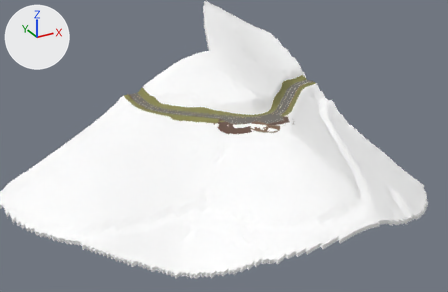
An edit to the glTF model app/world/hand/conz_4.glb, drawn before and after from the same camera.
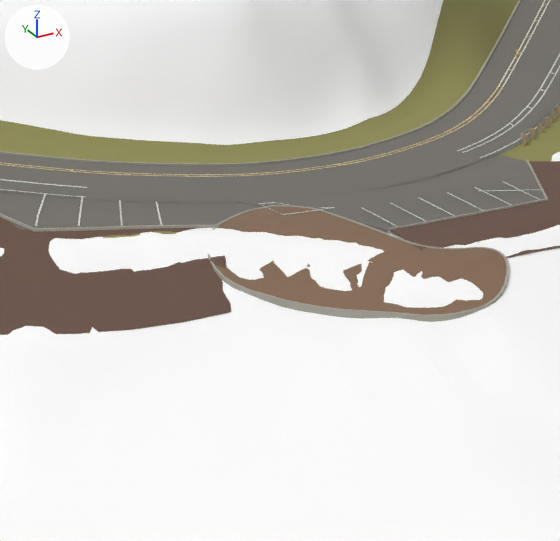
Each version is shown whole from a 50 mm camera at (-241.8, -412.4, 312.3) aimed at (-36.6, -39.3, 125.8), then close up on the part from 51% to 64% of the width and 34% to 53% of the height. Arrows for +X, +Y and +Z are at upper left; the lights stay in place. The older version's two pictures come first. Vertices at exactly the same position are counted once.

Names of what the first close-up shows: 'apron4_1', 'apron4_9', 'apron_pen4_0', 'kerb4_45', 'kerb_lot4_9', 'kerb_pen4_0', 'lot4_1', 'lot4_9', 'road4', 'terrain4', 'verge4L', 'verge4R' and 8 more.
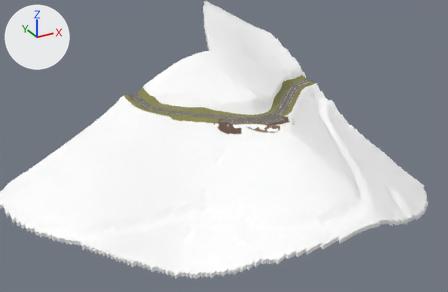
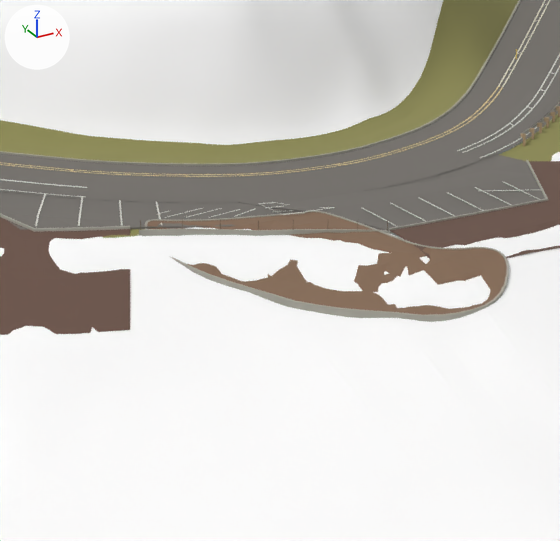
Location of each change, [x1, y1, x2, y2] in pixels of the close-ups (560 x 541 px; the box of a moved part takes in the faces that stretch with it):
'apron4_9', reshaped: before [0, 217, 231, 335]; after [0, 217, 130, 335]
'apron_pen4_0', reshaped (23% wider): before [215, 207, 507, 315]; after [147, 212, 507, 315]
'kerb_pen4_0', reshaped (21% wider): before [208, 205, 509, 322]; after [145, 210, 509, 322]
'posts_wall10454', added: after [139, 228, 389, 236]
part 1 of me_mesh_22, cut back: before [78, 227, 231, 334]; after [78, 229, 130, 334]
part 3 of me_mesh_25, moved or reshaped: before [208, 205, 377, 319]; after [145, 210, 377, 318]

What the commit changed:
me_mesh_22 is used by ob_apron4_9; location (-1603.39, -53.02, 0.0).
Verts and faces of me_mesh_22; kept vertices keep their numbers, new ones are numbered from 24.
Before the commit, vertices of me_mesh_22: 0 (1588.0, 11.1, 140.9) at pixel (219, 226), 1 (1584.8, 12.5, 141.0) at pixel (174, 226), 2 (1583.1, 8.9, 139.4) at pixel (178, 265), 3 (1586.4, 7.5, 139.9) at pixel (225, 257), 4 (1581.4, 5.3, 136.4) at pixel (183, 322).
Before the commit, vertices of me_mesh_22: 5 (1584.7, 3.8, 137.1) at pixel (231, 312), 6 (1581.7, 14.1, 141.0) at pixel (130, 227), 7 (1579.8, 10.6, 138.6) at pixel (131, 275), 8 (1578.0, 7.0, 135.8) at pixel (133, 329), 10 (1576.4, 12.5, 138.4) at pixel (80, 278).
Before the commit, vertices of me_mesh_22: 11 (1574.3, 9.1, 135.4) at pixel (77, 333).
me_mesh_22 had 24 vertices, 28 faces and spanned x 1564.0..1588.0, y 3.8..28.0, z 135.0..141.7.
me_mesh_22 now has 18 vertices, 20 faces and spans x 1564.0..1581.7, y 7.1..28.0, z 135.0..141.7.
Part 1, on me_mesh_22:
Vertices deleted: 0 to 5, 7, 8 (with the faces that use them).
New vertex 24 is at (1579.7, 10.6, 138.6), pixel (130, 275).
New vertex 25 is at (1577.8, 7.1, 135.8), pixel (130, 329).
New faces: (6, 10, 24), (10, 11, 24), (11, 25, 24).
me_mesh_24 is used by ob_apron_pen4_0; location (-1603.39, -53.02, 0.0).
me_mesh_24 had 105 vertices, 144 faces and spanned x 1585.3..1604.9, y -7.1..13.4, z 137.8..141.0.
me_mesh_24 now has 131 vertices, 172 faces and spans x 1582.5..1604.9, y -7.1..14.4, z 137.9..141.1.
me_mesh_24 part 2: 1 vertex moved from x 1592.5, y -2.4, z 137.9 to x 1592.4, y -2.3, z 137.9; 76 vertices removed from x 1585.3..1603.3, y -4.6..13.4, z 137.8..141.0; 102 vertices added at x 1582.5..1602.5, y -5.6..14.4, z 137.9..141.1.
me_mesh_25 is used by ob_kerb_pen4_0; location (-1603.39, -53.02, 0.0).
me_mesh_25 had 256 vertices, 384 faces and spanned x 1585.2..1605.0, y -7.2..13.6, z 137.1..141.0.
me_mesh_25 now has 352 vertices, 528 faces and spans x 1582.3..1605.0, y -7.2..14.5, z 137.2..141.2.
me_mesh_25 part 3: 84 vertices moved from x 1585.2..1597.9, y -2.5..12.9, z 137.1..140.9 to x 1582.5..1597.9, y -2.4..11.5, z 137.2..140.9; 55 vertices removed from x 1586.2..1597.1, y 9.1..13.6, z 139.8..141.0; 151 vertices added at x 1582.3..1597.1, y 8.7..14.5, z 139.5..141.2.
Mesh me_mesh_21_1 is new.
It has 32 vertices, 42 faces and spans x 1581.9..1599.1, y 4.3..13.1, z 140.1..141.2.
It uses material mat_kerb (grey #aaa79d).
Object 'posts_wall10454' (ob_posts_wall10454) is new; it shows me_mesh_21_1.
Its location is (-1603.39, -53.02, 0.0).
